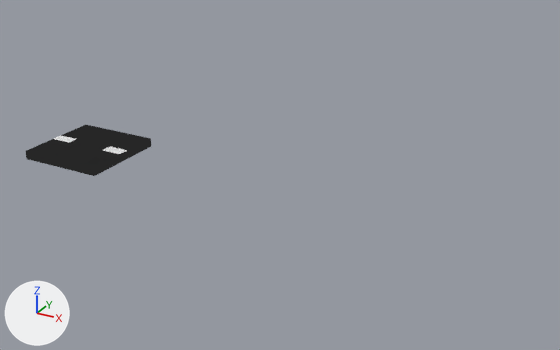
Renders of the Blender file assets/models/road/road.blend from each side of a commit.
Camera for both pictures: a 50 mm lens placed at (5.96, -6.27, 3.33), pointed at (2.02, 0.89, -0.25). The axes (+X, +Y, +Z) are drawn at lower left. The lights are the same throughout.
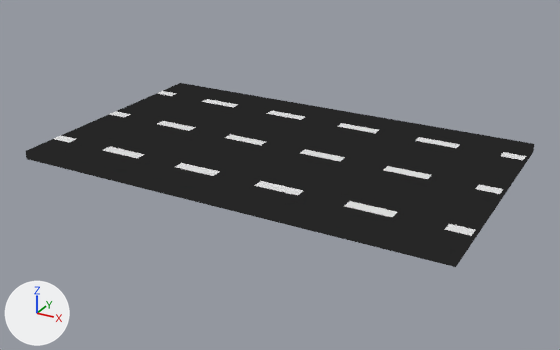
Commit message: roads are in

The edits, one by one:
Object 'Cube' (ob_cube) gains a ARRAY modifier named 'Array'.
Modifier setting: count = 5.
Object 'Cube' (ob_cube) gains a ARRAY modifier named 'Array.001'.
Modifier setting: count = 3.
Modifier setting: relative_offset_displace = (0.0, 1.0, 0.0).

What differs and where, as boxes [x1, y1, x2, y2] in the pictures (560 x 350 px):
'Cube', modifiers changed (304% wider, 256% taller): before [26, 125, 151, 176]; after [26, 83, 534, 267]
